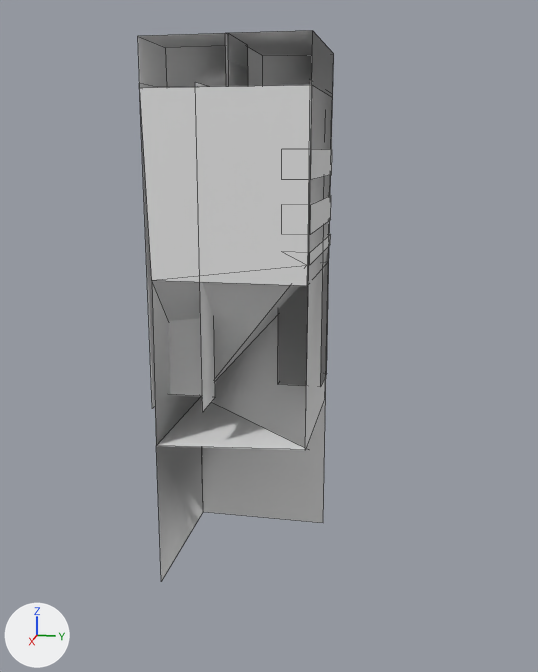
A saved change to the FBX model Content/Models/environment/wall_corner_small.fbx.
Before and after are seen from a 50 mm lens placed at (3.92, 0.63, 2.6), pointed at (-0.23, -0.2, 1.56). The axes (+X, +Y, +Z) are drawn at lower left. The lights are the same throughout. Mesh edges are drawn as thin lines.
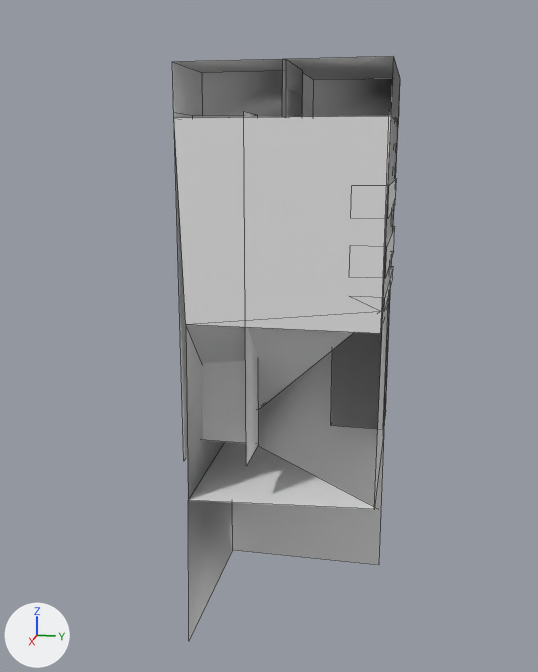
Where the change shows, as pixel boxes (x1, y1, x2, y2) in the pictures (538 x 672 px; the box of a moved part takes in the faces that stretch with it):
'Cube', reshaped, moved, rescaled (16% wider)
    before: (138, 30, 334, 582)
    after: (172, 56, 400, 640)
part 1 of me_cube, moved or reshaped
    before: (283, 149, 332, 180)
    after: (351, 178, 397, 219)
part 2 of me_cube, moved or reshaped
    before: (308, 196, 331, 235)
    after: (349, 226, 395, 278)
part 3 of me_cube, moved or reshaped
    before: (278, 247, 329, 387)
    after: (331, 286, 391, 429)
part 4 of me_cube, moved or reshaped
    before: (139, 82, 215, 412)
    after: (174, 112, 259, 466)
part 5 of me_cube, moved or reshaped
    before: (152, 280, 326, 523)
    after: (186, 314, 385, 565)
part 6 of me_cube, moved or reshaped
    before: (156, 446, 203, 582)
    after: (188, 500, 233, 640)
part 7 of me_cube, moved or reshaped
    before: (138, 30, 334, 88)
    after: (172, 56, 400, 124)
part 8 of me_cube, moved or reshaped
    before: (140, 80, 331, 286)
    after: (174, 111, 393, 333)
part 9 of me_cube, moved or reshaped
    before: (305, 31, 334, 449)
    after: (374, 59, 400, 506)

Patch to the scene script:
```diff
--- a/Content/Models/environment/wall_corner_small.fbx.py
+++ b/Content/Models/environment/wall_corner_small.fbx.py
@@ me_cube @@
 # used by ob_cube; location = (0.381, -0.398, 0.45); scale = (1.35, 0.45, 0.45)
-me_cube.from_pydata(...)  # 71 vertices, 44 faces; spans x -1.02..-0.32, y -1.04..1.05, z -1.03..6.1
+me_cube.from_pydata(...)  # 71 vertices, 44 faces; spans x -0.35..0.35, y -1.04..1.05, z 0.0..7.1
+# me_cube part 1: the loose piece of 8 vertices spanning x -1.02..-0.32, y 0.68..1.03, z 4.47..4.82 is moved by (0.67, 0.0, 1.0)
+# me_cube part 2: the loose piece of 8 vertices spanning x -1.02..-0.32, y 0.68..1.03, z 3.83..4.18 is moved by (0.67, 0.0, 1.0)
+# me_cube part 3: the loose piece of 8 vertices spanning x -1.01..-0.78, y 0.38..1.01, z 1.51..5.58 is moved by (0.67, 0.0, 1.0)
+# me_cube part 4: the loose piece of 8 vertices spanning x -0.53..-0.32, y -1.04..-0.35, z 1.51..5.58 is moved by (0.67, 0.0, 1.0)
+# me_cube part 5: all 3 vertices in x -1.02, y -1.0, z -1.0..1.0 are moved by (0.67, -0.04, 1.0)
+# me_cube part 6: the 1 vertex in x -0.32, y -1.0, z -1.03 is moved by (0.67, -0.04, 1.03)
+# me_cube part 7: 18 of the vertices in x -1.02..-0.32, y -1.03..1.03, z 5.52..6.1 are moved by (0.67, 0.0, 1.0)
+# me_cube part 8: 12 of the vertices in x -1.02..-0.32, y -0.98..1.03, z 3.22..3.62 are moved by (0.67, 0.0, 1.0)
+# me_cube part 9: 5 of the vertices in x -1.02..-0.32, y -1.0..1.05, z -1.0..1.1 are moved by (0.67, 0.0, 1.0)
 me_cube.materials.append(mat_material)
@@ ob_cube @@
 ob_cube = bpy.data.objects.new('Cube', me_cube)
-ob_cube.location = (0.381, -0.398, 0.45)
-ob_cube.scale = (1.35, 0.45, 0.45)
+ob_cube.location = (0.0, 0.0, 0.0)
+ob_cube.scale = (1.43, 0.48, 0.422)
```
